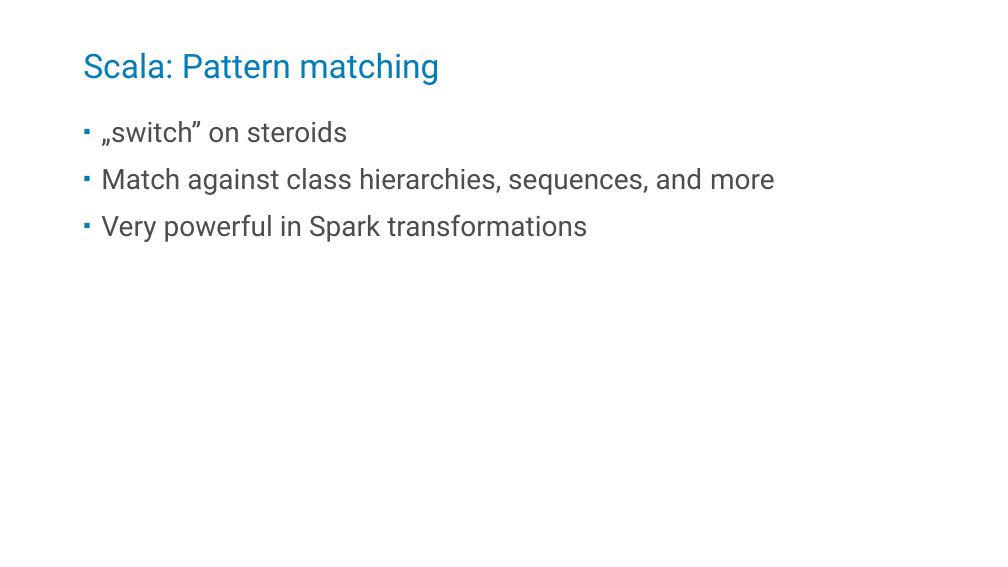
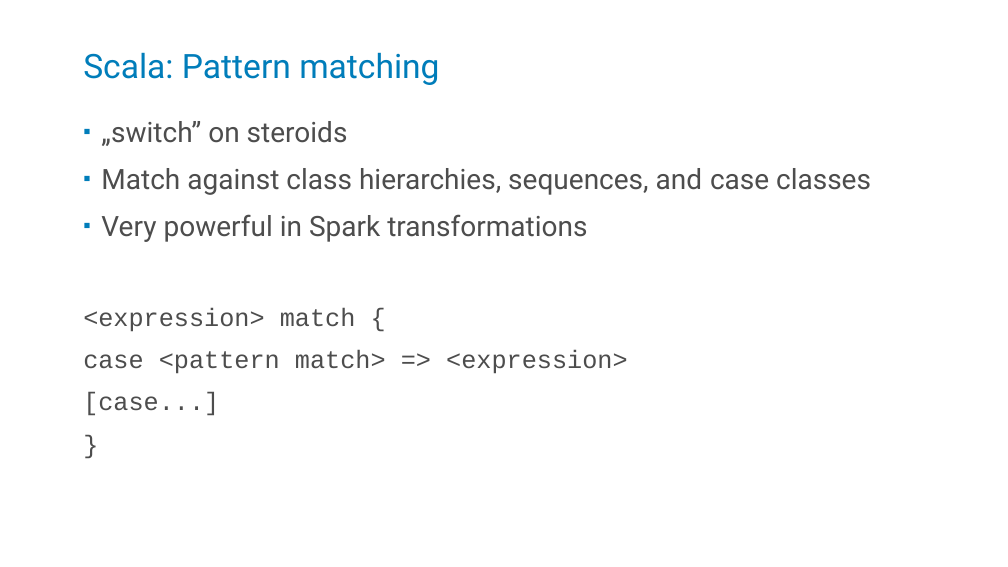
Before and after one commit to kstanaszek/SparkAndScalaInTandem, a slide deck: slide 18 of src/main/resources/slides.pptx. Drawn at 1008x567 pixels with LibreOffice and Linux fonts; fonts in the diff are those of the drawing. Boxes give left, top, right and bottom in pixels: in the first picture for what was removed or moved away, otherwise in the second. Text is boxed around its words. In the diff, an @@ line names an element or a change of style, - is before the commit and + after.

```diff
--- a/src/main/resources/slides.pptx
+++ b/src/main/resources/slides.pptx
@@ text at [101, 168, 871, 195]: text changed @@
-▪ Match against class hierarchies, sequences, and more
+▪ Match against class hierarchies, sequences, and case classes
@@ text at [83, 307, 627, 416]: paragraphs added @@
+<expression> match {
+case <pattern match> => <expression>
+[case...]
+}
```
Also in this commit, not shown: 4 other slides changed, 1 slide added.
